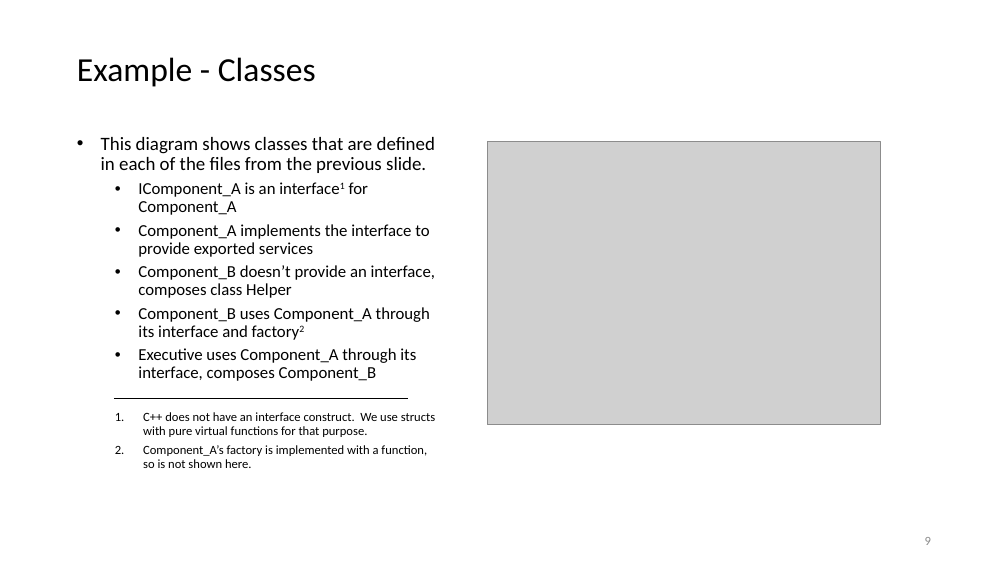
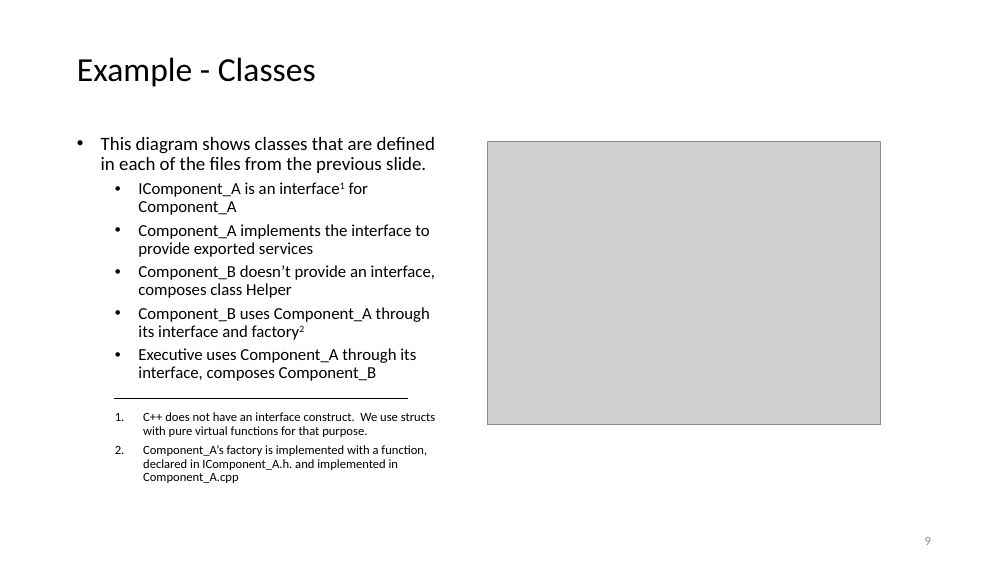
Before and after one commit to JimFawcett/JimFawcett.github.io, a slide deck: slide 9 of Resources/CppModels.pptx. Drawn at 1008x567 pixels with LibreOffice and Linux fonts; fonts in the diff are those of the drawing; grey boxes stand for pictures. Boxes give left, top, right and bottom in pixels: in the first picture for what was removed or moved away, otherwise in the second. Text is boxed around its words. In the diff, an @@ line names an element or a change of style, - is before the commit and + after.

```diff
--- a/Resources/CppModels.pptx
+++ b/Resources/CppModels.pptx
@@ text at (x1=143, y1=445, x2=427, y2=483): text changed @@
-  2. Component_A’s factory is implemented with a function, so is not shown here.
+  2. Component_A’s factory is implemented with a function, declared in IComponent_A.h. and implemented in Component_A.cpp
```
Also in this commit, not shown: 2 other slides changed, 1 slide added, 1 other file.
